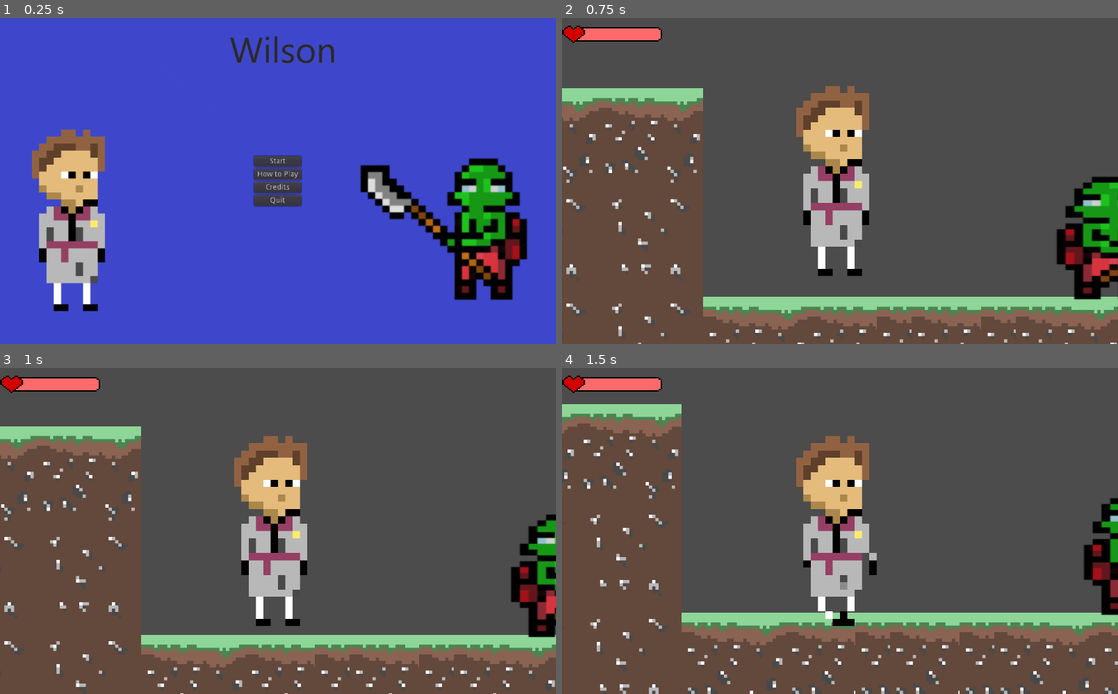
Above: before the commit, frames 1-4 (two rows, left to right).
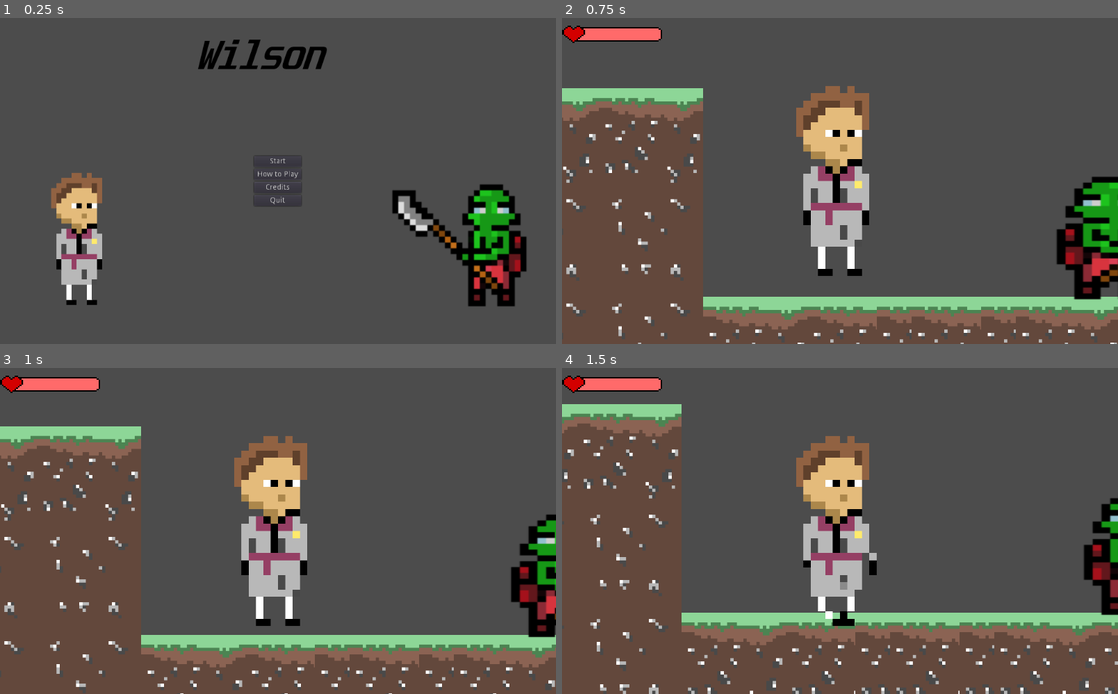
Above: after the commit, the same moments.

Repository: Spencer-Kotys/Wilson
Game: Godot game, scene res://StartMenu.tscn
Same seed, same stepped clock (60 frames per second), same inputs: the game is played once before the commit and once after it.
Inputs:
- Up to frame 1 (0.25 s): no input
- Up to frame 2 (0.75 s): click "Start" at 0.5 s
- Up to frame 3 (1 s): no input
- Up to frame 4 (1.5 s): hold Right (ui_right) from 1.28 s (still down)

The runs differ from the first frame. In frame 1, 97% of the frame differs, in the area x 0-100%, y 0-100%; in frame 2, nothing differs; in frame 3, nothing differs; in frame 4, nothing differs.

Commit message:
Adding different background
Adding different start background and changing to it

Diff:
--- a/Godot/StartMenu.tscn
+++ b/Godot/StartMenu.tscn
@@ -1,7 +1,7 @@
 [gd_scene load_steps=3 format=2]
 
 [ext_resource path="res://StartMenu.gd" type="Script" id=1]
-[ext_resource path="res://Background/StartBackground.png" type="Texture" id=2]
+[ext_resource path="res://Background/StartBackground2.png" type="Texture" id=2]
 
 [node name="StartMenu" type="MarginContainer"]
 anchor_right = 1.0
Binary file added: Godot/Background/StartBackground2.png
Not shown, added: Godot/Background/StartBackground2.png.import
